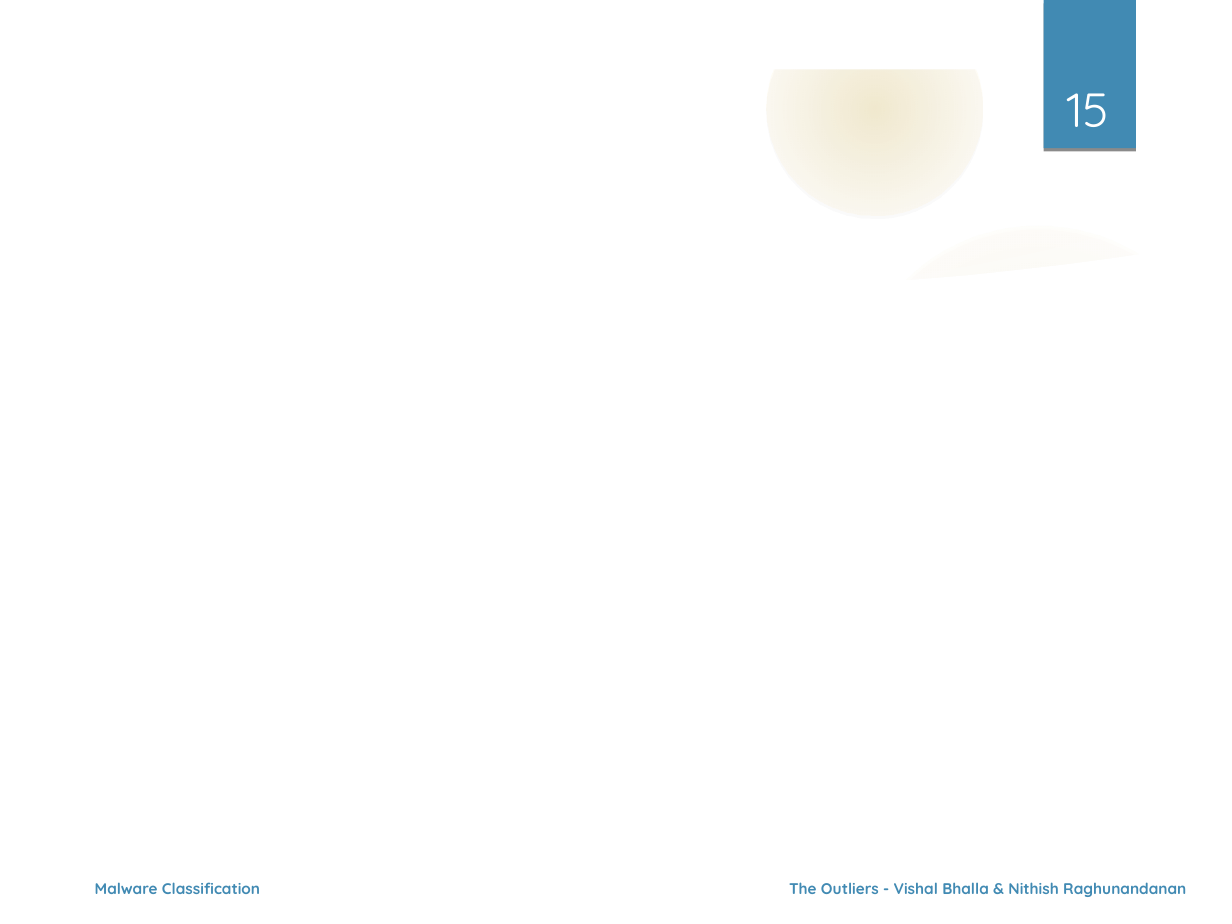
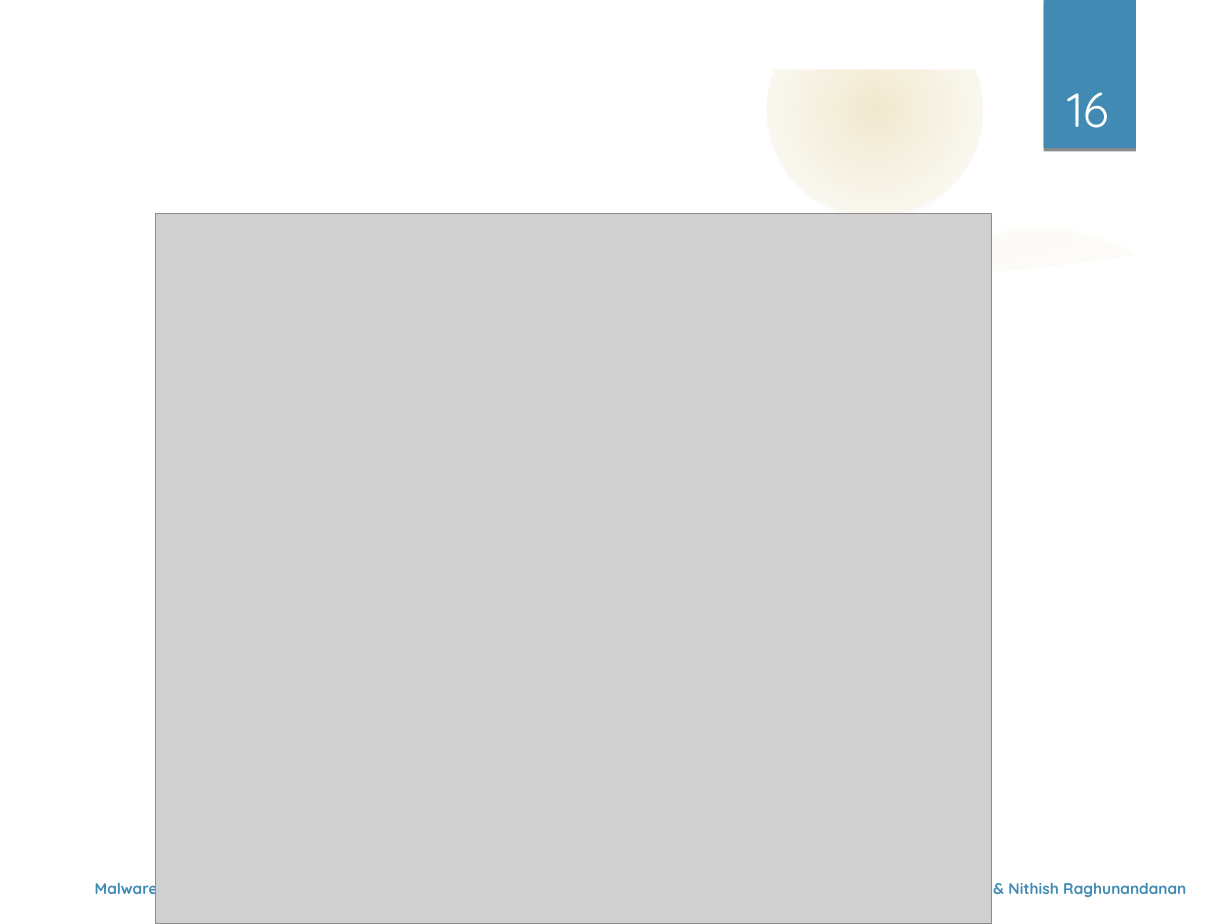
Before and after one commit to nehgu/Anomaly-Detection, a slide deck: slide 16 of Challenges/Malware_Classification_On_Behavioral_Data_Challenge_5/Ppt_Malware_Classification_Challenge_5.odp (slide 15 before the commit). Drawn at 1232x924 pixels with LibreOffice and Linux fonts; fonts in the diff are those of the drawing; grey boxes stand for pictures; background and template pictures are left out. Boxes give left, top, right and bottom in pixels: in the first picture for what was removed or moved away, otherwise in the second. Text is boxed around its words. In the diff, an @@ line names an element or a change of style, - is before the commit and + after.

Commit message:
Updated ppt & code with Kaggle private scores.

```diff
--- a/Challenges/Malware_Classification_On_Behavioral_Data_Challenge_5/Ppt_Malware_Classification_Challenge_5.odp
+++ b/Challenges/Malware_Classification_On_Behavioral_Data_Challenge_5/Ppt_Malware_Classification_Challenge_5.odp
@@ page number at (1067,92,1109,128): text changed @@
-15
+16
@@ picture added at (155,213,992,924) @@
```
Also in this commit, not shown: 11 other slides changed, 2 slides added, 2 other files.
